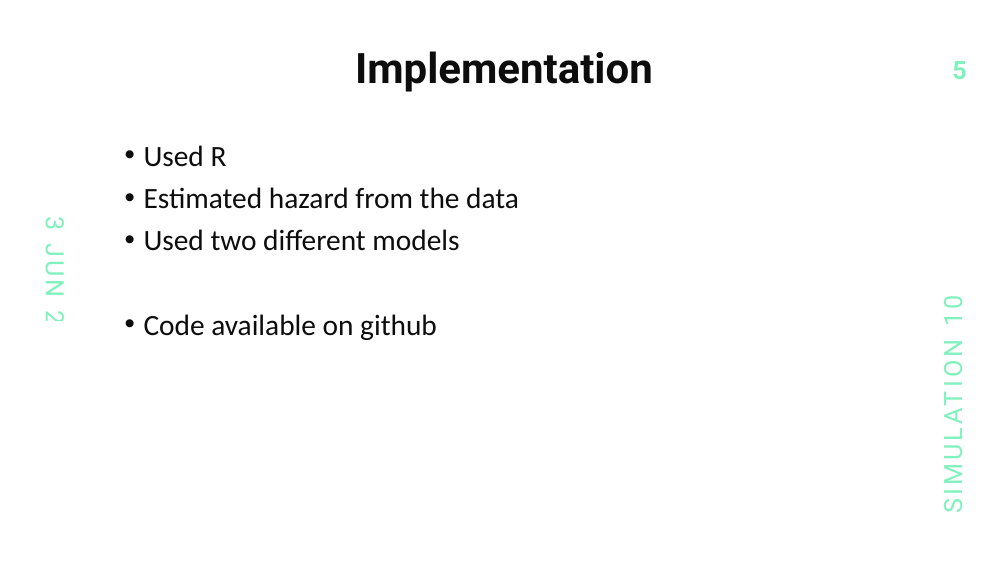
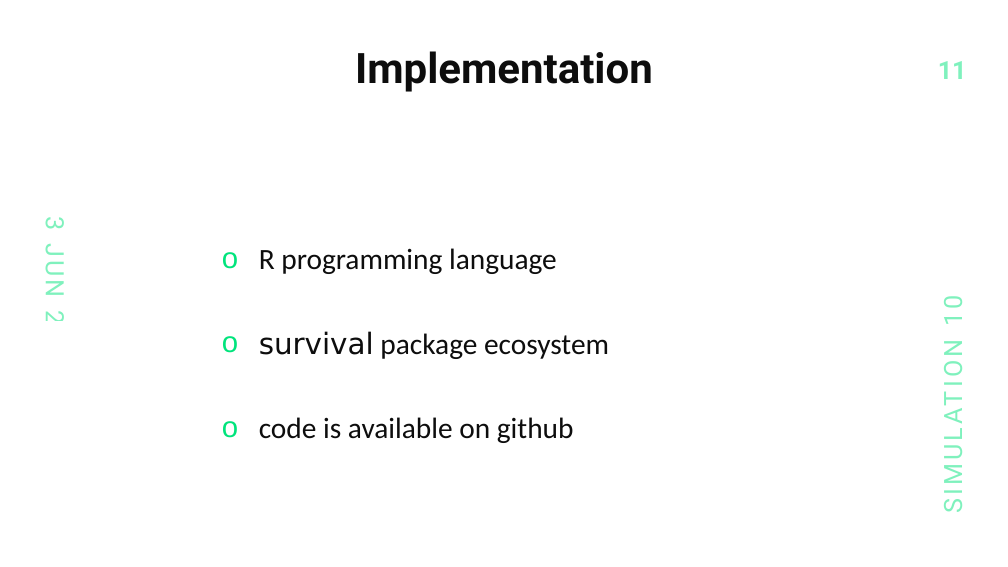
Before and after one commit to saumil-sh/tte-sim, a slide deck: slide 11 of presentation/interview.pptx (slide 5 before the commit). Drawn at 1008x567 pixels with LibreOffice and Linux fonts; fonts in the diff are those of the drawing. Boxes give left, top, right and bottom in pixels: in the first picture for what was removed or moved away, otherwise in the second. Text is boxed around its words. In the diff, an @@ line names an element or a change of style, - is before the commit and + after.

```diff
--- a/presentation/interview.pptx
+++ b/presentation/interview.pptx
@@ page number at (938, 61, 967, 79): text changed @@
-5
+11
@@ text "R programming language" at (259, 248, 609, 443): vertical alignment top to middle @@
@@ text at (259, 248, 609, 443): text changed @@
-• Used R
-• Estimated hazard from the data
-• Used two different models
-• Code available on github
+o R programming language
+o survival package ecosystem
+o code is available on github
```
Also in this commit, not shown: 5 other slides changed, 5 slides added, 3 other files.
